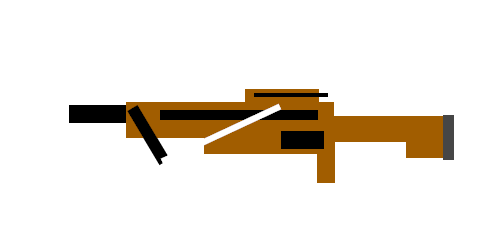
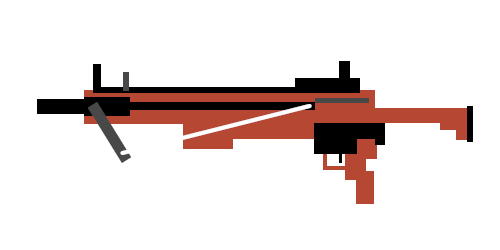
Layers edited between the first and the second 500×250 image:
removed layer "貼上的圖層" over [left=69, top=89, right=454, bottom=183]
renamed "背景" to "BowActionRifle.png", painted on it over [left=37, top=61, right=473, bottom=204]
